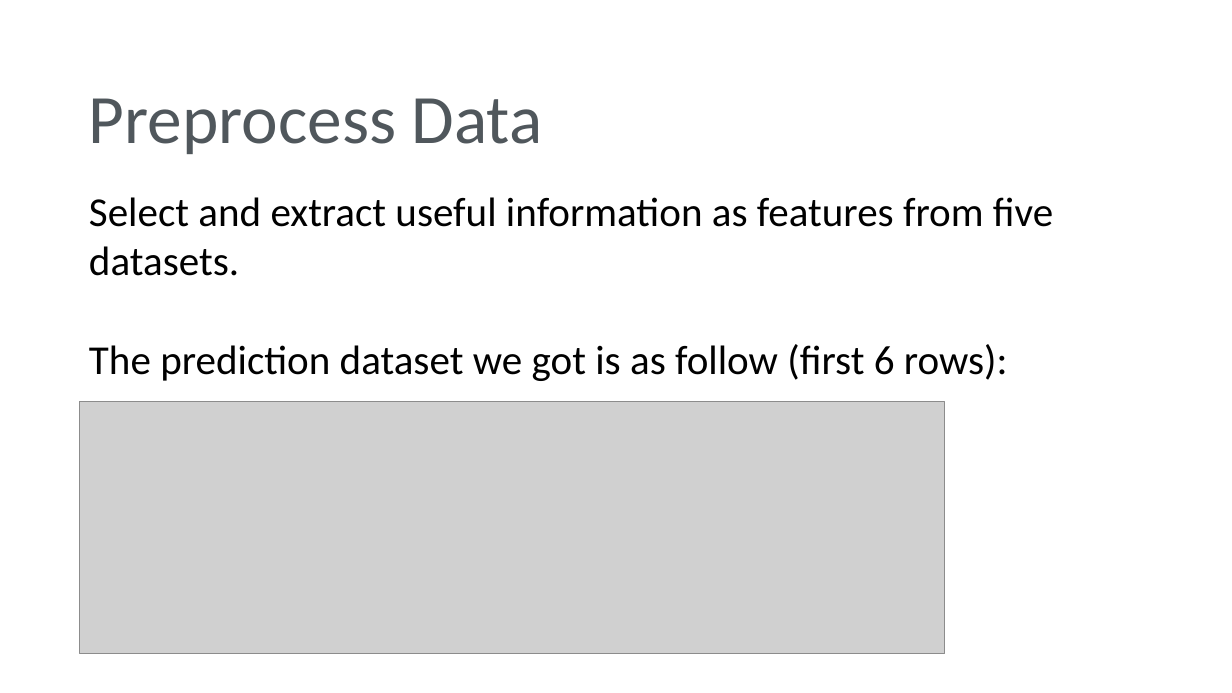
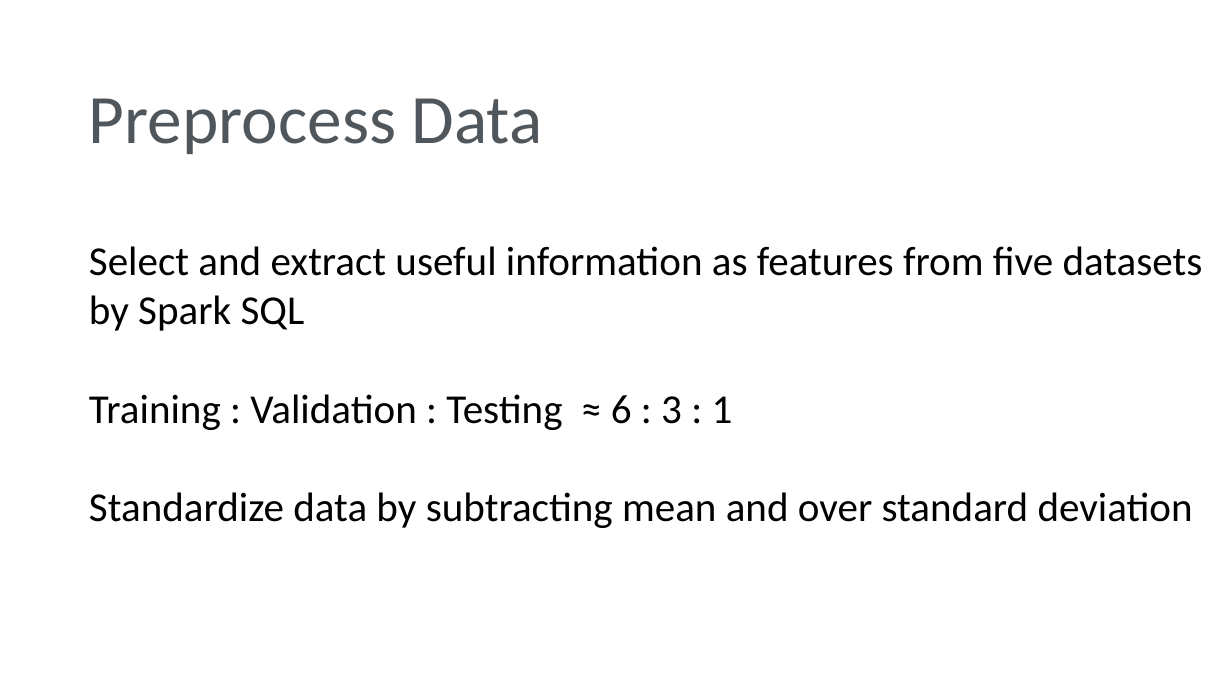
Before and after one commit to yougugugu/CSYE7200_Final_Project_Team7, a slide deck: slide 7 of Predicting Winner of LOL Match(final).pptx. Drawn at 1232x693 pixels with LibreOffice and Linux fonts; fonts in the diff are those of the drawing; grey boxes stand for pictures. Boxes give left, top, right and bottom in pixels: in the first picture for what was removed or moved away, otherwise in the second. Text is boxed around its words. In the diff, an @@ line names an element or a change of style, - is before the commit and + after.

```diff
--- a/Predicting Winner of LOL Match(final).pptx
+++ b/Predicting Winner of LOL Match(final).pptx
@@ text at box(89, 246, 1203, 528): text changed @@
-Select and extract useful information as features from five datasets.
-The prediction dataset we got is as follow (first 6 rows):
+Select and extract useful information as features from five datasets by Spark SQL
+Training : Validation : Testing ≈ 6 : 3 : 1
+Standardize data by subtracting mean and over standard deviation
@@ picture removed at box(79, 402, 945, 654) @@
```
Also in this commit, not shown: 4 other slides changed, 7 slides added, 1 slide removed, 3 other files.
